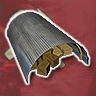
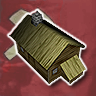
The second 96px x 96px image is a revision of the first. Changes to its layers:
added layer "Partisan Shack" above "Barracks" over left=9, top=11, right=86, bottom=84
hid "Storage" over left=7, top=12, right=89, bottom=84
